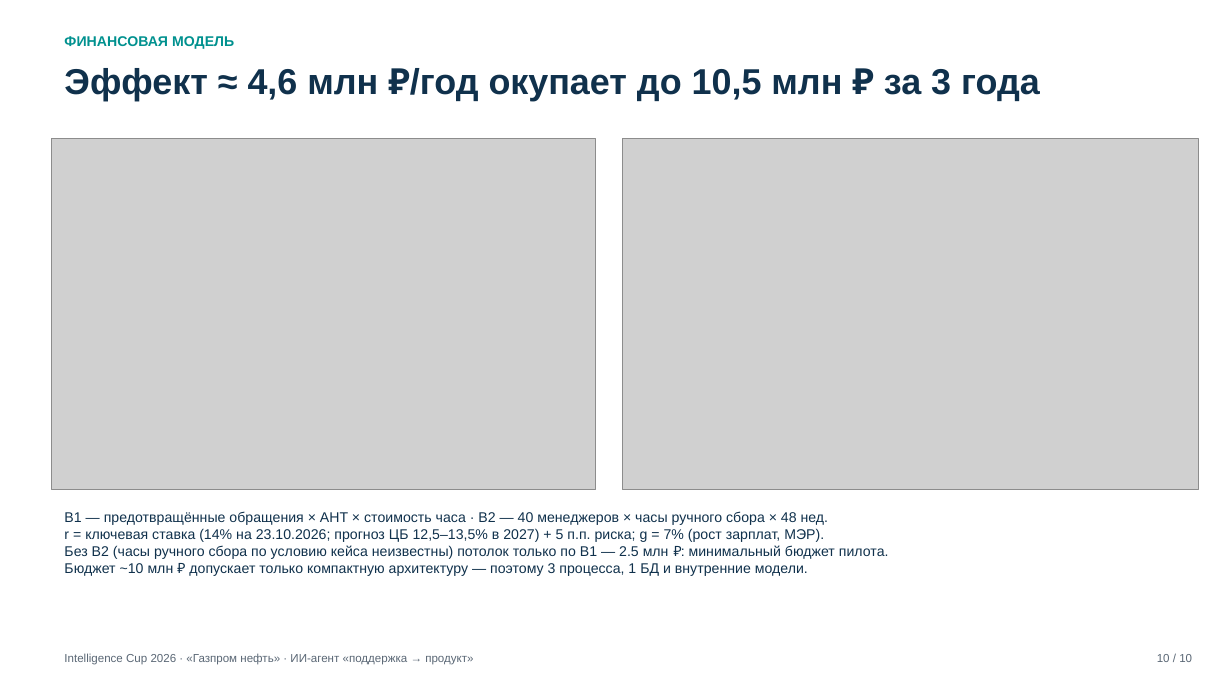
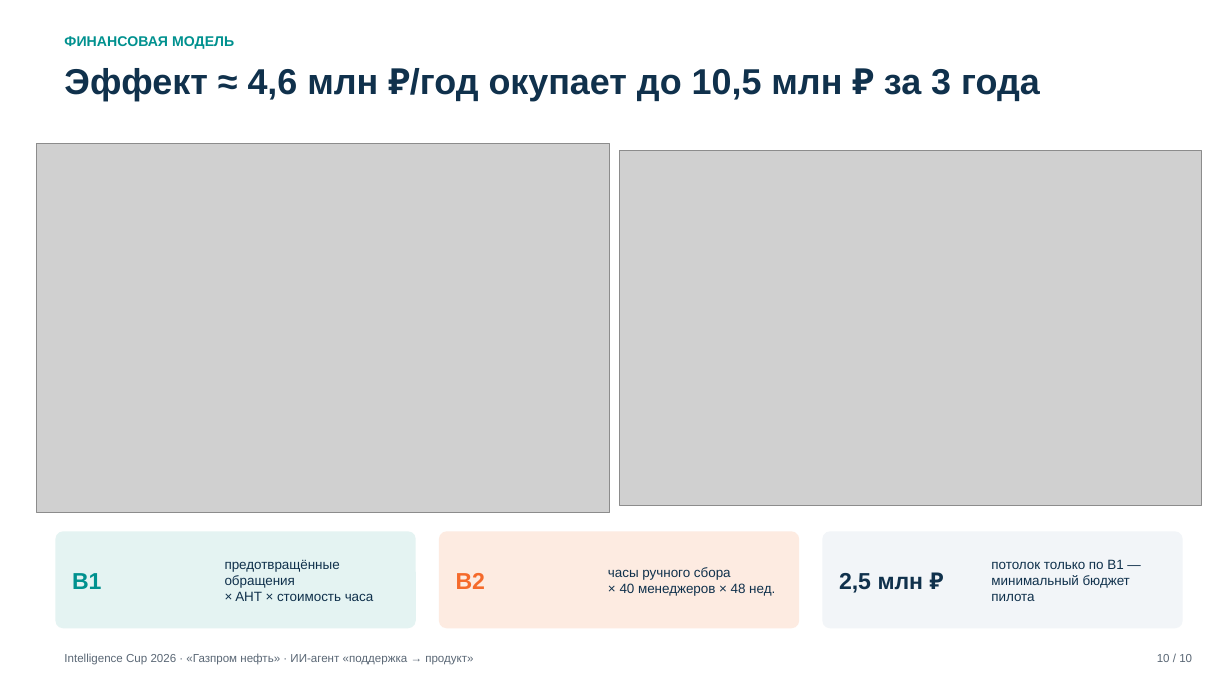
Before and after one commit to Gnod-do/ticket-triage-agent, a slide deck: slide 10 of dist/Презентация.pptx. Drawn at 1232x693 pixels with LibreOffice and Linux fonts; fonts in the diff are those of the drawing; grey boxes stand for pictures. Boxes give left, top, right and bottom in pixels: in the first picture for what was removed or moved away, otherwise in the second. Text is boxed around its words. In the diff, an @@ line names an element or a change of style, - is before the commit and + after.

```diff
--- a/dist/Презентация.pptx
+++ b/dist/Презентация.pptx
@@ picture: place and size @@
-picture at bbox=[52, 139, 596, 490]
+picture at bbox=[37, 143, 610, 513]
@@ picture: place and size @@
-picture at bbox=[622, 139, 1199, 490]
+picture at bbox=[619, 151, 1202, 506]
@@ rounded rectangle added at bbox=[55, 531, 416, 628], fill #E4F3F2 @@
@@ text removed at bbox=[64, 511, 889, 576] @@
-B1 — предотвращённые обращения × AHT × стоимость часа · B2 — 40 менеджеров × часы ручного сбора × 48 нед.
-r = ключевая ставка (14% на 23.10.2026; прогноз ЦБ 12,5–13,5% в 2027) + 5 п.п. риска; g = 7% (рост зарплат, МЭР).
-Без B2 (часы ручного сбора по условию кейса неизвестны) потолок только по B1 — 2.5 млн ₽: минимальный бюджет пилота.
-Бюджет ~10 млн ₽ допускает только компактную архитектуру — поэтому 3 процесса, 1 БД и внутренние модели.
@@ rounded rectangle added at bbox=[439, 531, 799, 628], fill #FDEBE1 @@
@@ rounded rectangle added at bbox=[823, 531, 1183, 628], fill #F2F5F8 @@
@@ text added at bbox=[225, 560, 374, 601], 10.5 pt, text #10314C @@
+предотвращённые обращения
+× AHT × стоимость часа
@@ text added at bbox=[608, 567, 775, 596], 10.5 pt, text #10314C @@
+часы ручного сбора
+× 40 менеджеров × 48 нед.
@@ text added at bbox=[991, 559, 1130, 601], 10.5 pt, text #10314C @@
+потолок только по B1 —
+минимальный бюджет пилота
@@ text added at bbox=[72, 573, 101, 589], 18 pt, text #00918F, bold @@
+B1
@@ text added at bbox=[456, 573, 485, 589], 18 pt, text #F56A2B, bold @@
+B2
@@ text added at bbox=[839, 573, 924, 593], 18 pt, text #10314C, bold @@
+2,5 млн ₽
```
Also in this commit, not shown: 9 other slides changed, 3 other files.
